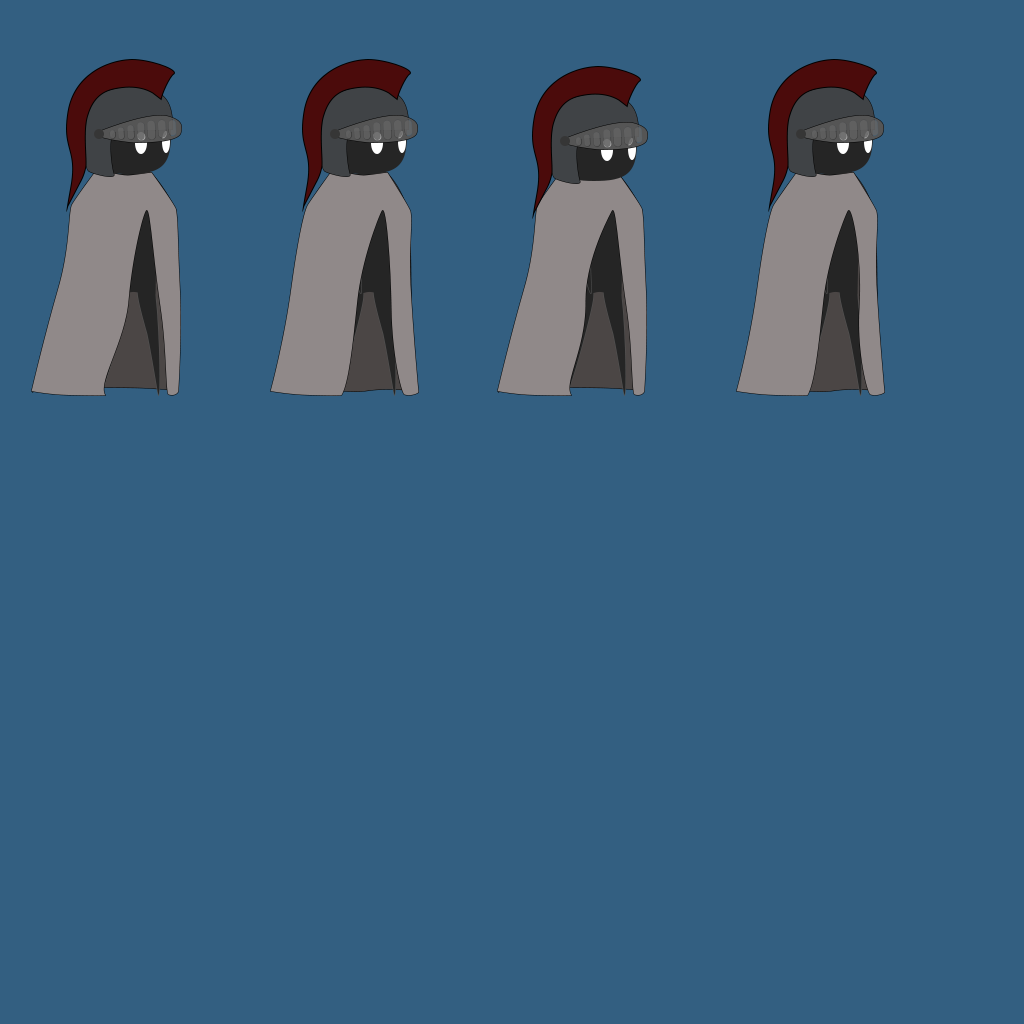
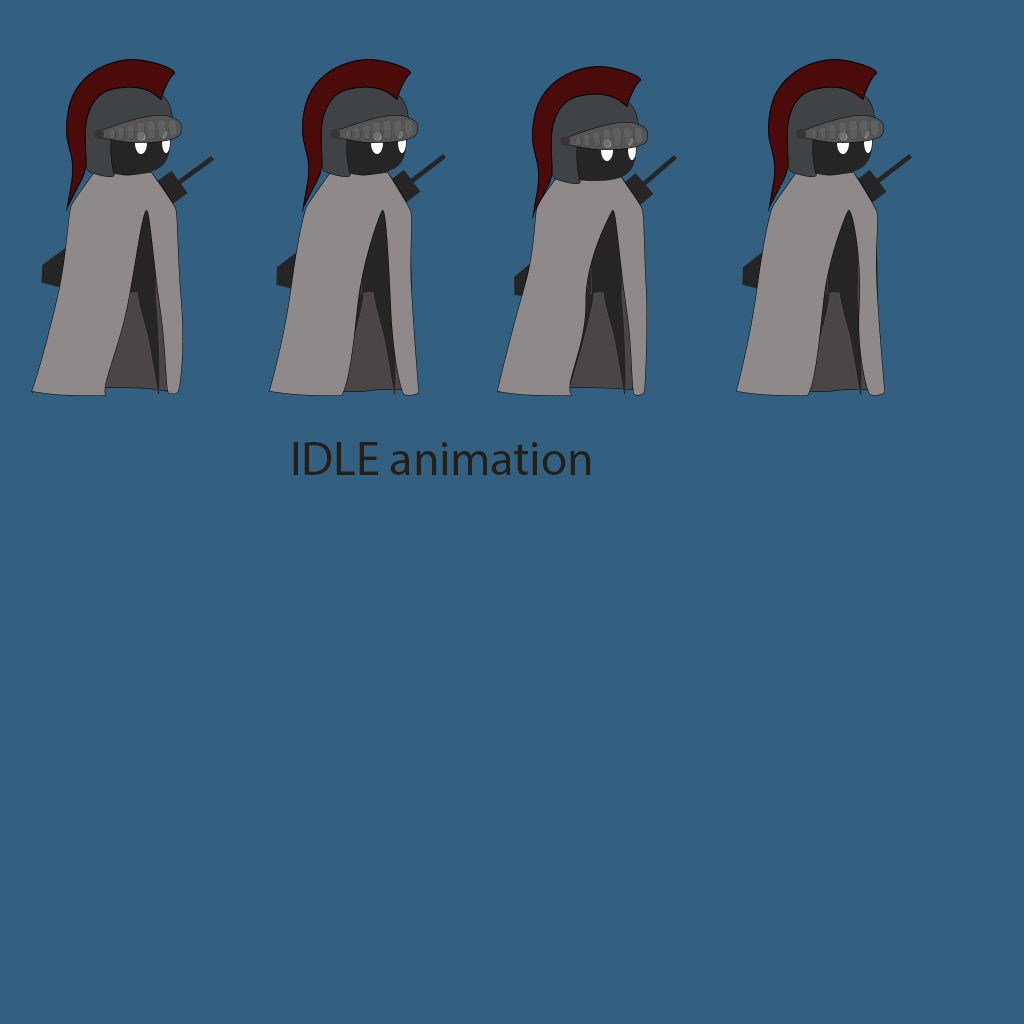
Layers edited between the first and the second 1024x1024 image:
added layer "IDLE animation" above "Layer 2" over [293, 442, 591, 475]
painted on "helmetbase" (1st of 4, in "idle 4" › "head") over [860, 170, 871, 177]
added layer "sword" (1st of 4, in "idle 4") in group "idle 4" over [742, 154, 912, 289]
painted on "plume" (2nd of 4, in "idle 3" › "head") over [541, 98, 639, 203]
painted on "helmetbase" (2nd of 4, in "idle 3" › "head") over [625, 173, 639, 184]
added layer "sword" (2nd of 4, in "idle 3") in group "idle 3" over [514, 155, 677, 297]
painted on "capeFront" (3rd of 4, in "idle 2" › "body") over [269, 211, 419, 396]
painted on "armRight" (3rd of 4, in "idle 2" › "body") over [383, 211, 389, 274]
painted on "legLeft" (3rd of 4, in "idle 2" › "body") over [343, 383, 346, 390]
added layer "sword" (3rd of 4, in "idle 2") in group "idle 2" over [276, 154, 446, 289]
painted on "plume" (4th of 4, in "idle 1" › "head") over [74, 173, 120, 200]
painted on "helmetbase" (4th of 4, in "idle 1" › "head") over [114, 170, 173, 177]
painted on "capeFront" (4th of 4, in "idle 1" › "body") over [31, 170, 183, 396]
painted on "armRight" (4th of 4, in "idle 1" › "body") over [145, 210, 153, 253]
painted on "legLeft" (4th of 4, in "idle 1" › "body") over [103, 370, 110, 390]
painted on "capeBottom" (4th of 4, in "idle 1" › "body") over [32, 170, 178, 393]
added layer "sword" (4th of 4, in "idle 1") in group "idle 1" over [41, 156, 214, 287]
